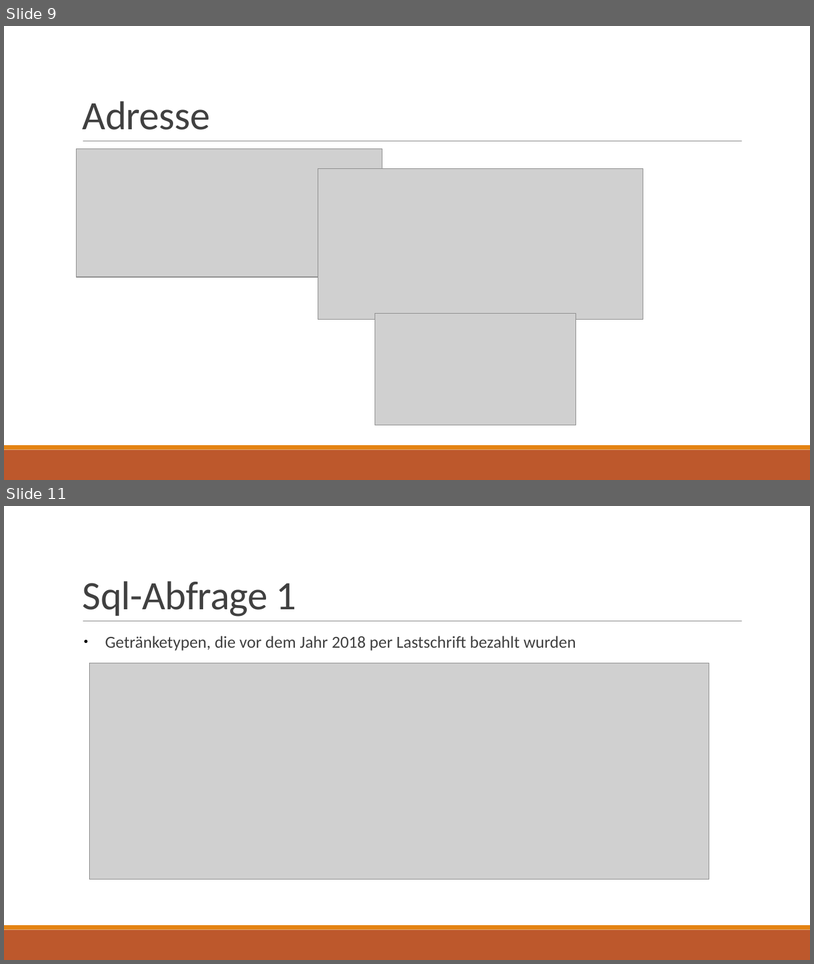
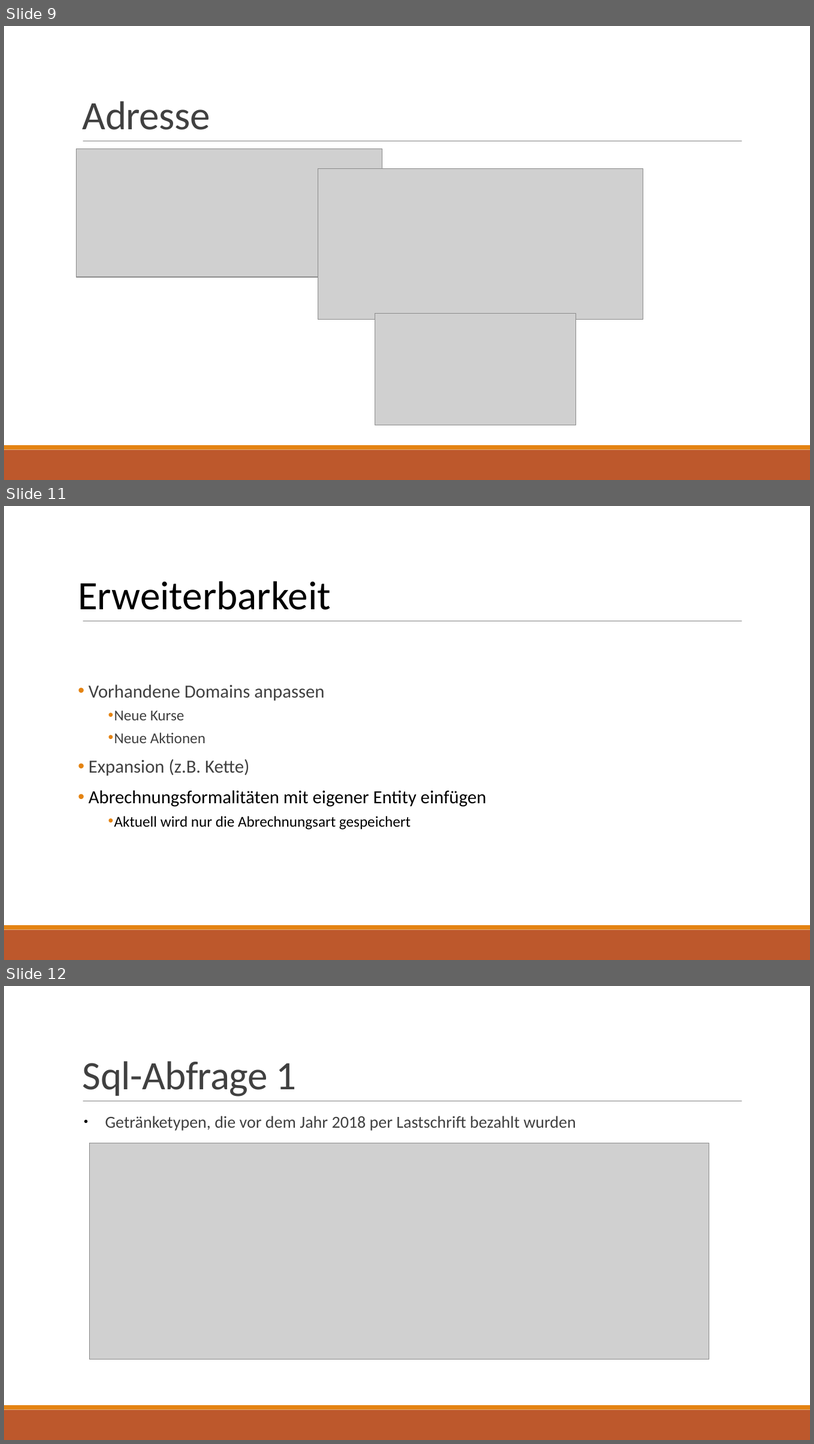
Before and after one commit to LennartDuemke/Datenbanken_LevelUP, a slide deck: Präsentationen/Präsentation_Datenbanken_3.pptx. Shown one above the other, each under a label of ours: slides 9 and 11 before the commit, slides 9, 11 and 12 after it; the slides between them are not shown. The pictures are 814x964 and 814x1444 pixels, drawn with LibreOffice and Linux fonts; fonts in the diff are those of the drawing; grey boxes stand for pictures. Boxes give left, top, right and bottom in pixels: in the first picture for what was removed or moved away, otherwise in the second. Text is boxed around its words. In the diff, an @@ line names an element or a change of style, - is before the commit and + after.

```diff
--- a/Präsentationen/Präsentation_Datenbanken_3.pptx
+++ b/Präsentationen/Präsentation_Datenbanken_3.pptx
@@ slide 11 added at box(4, 506, 810, 960), background #FFFFFF; not listed: 3 template elements that a slide beside it also shows @@
@@ title added at box(78, 581, 331, 610), 48 pt, text #000000 @@
+Erweiterbarkeit
@@ subtitle added at box(89, 684, 487, 829), 22 pt, text #000000 @@
+• Vorhandene Domains anpassen
+  • Neue Kurse
+  • Neue Aktionen
+• Expansion (z.B. Kette)
+• Abrechnungsformalitäten mit eigener Entity einfügen
+  • Aktuell wird nur die Abrechnungsart gespeichert
@@ what was slide 11 is now slide 12 @@
```
Also in this commit, not shown: 4 slides changed, 4 other slides added, 1 slide removed.
